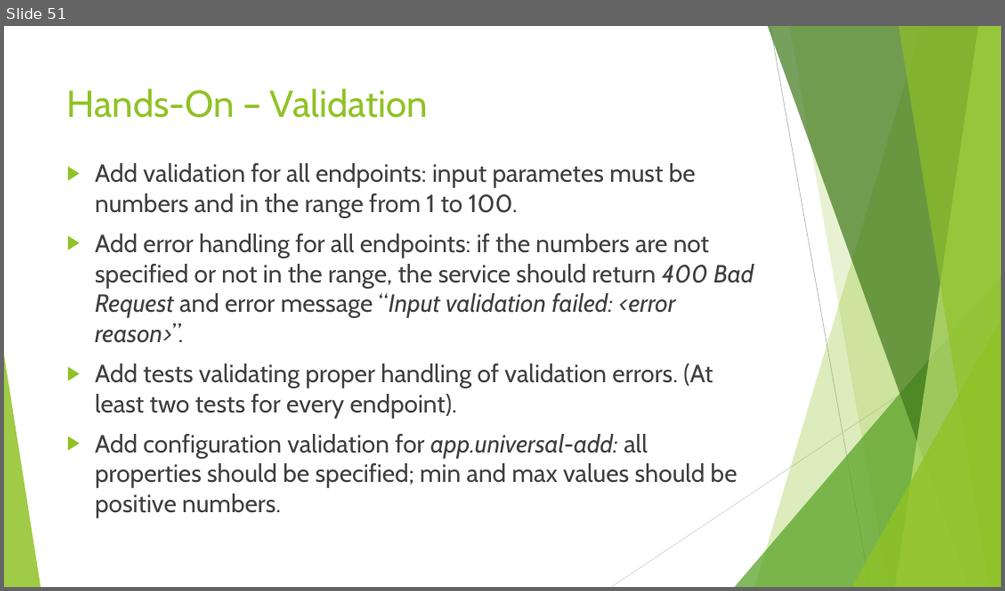
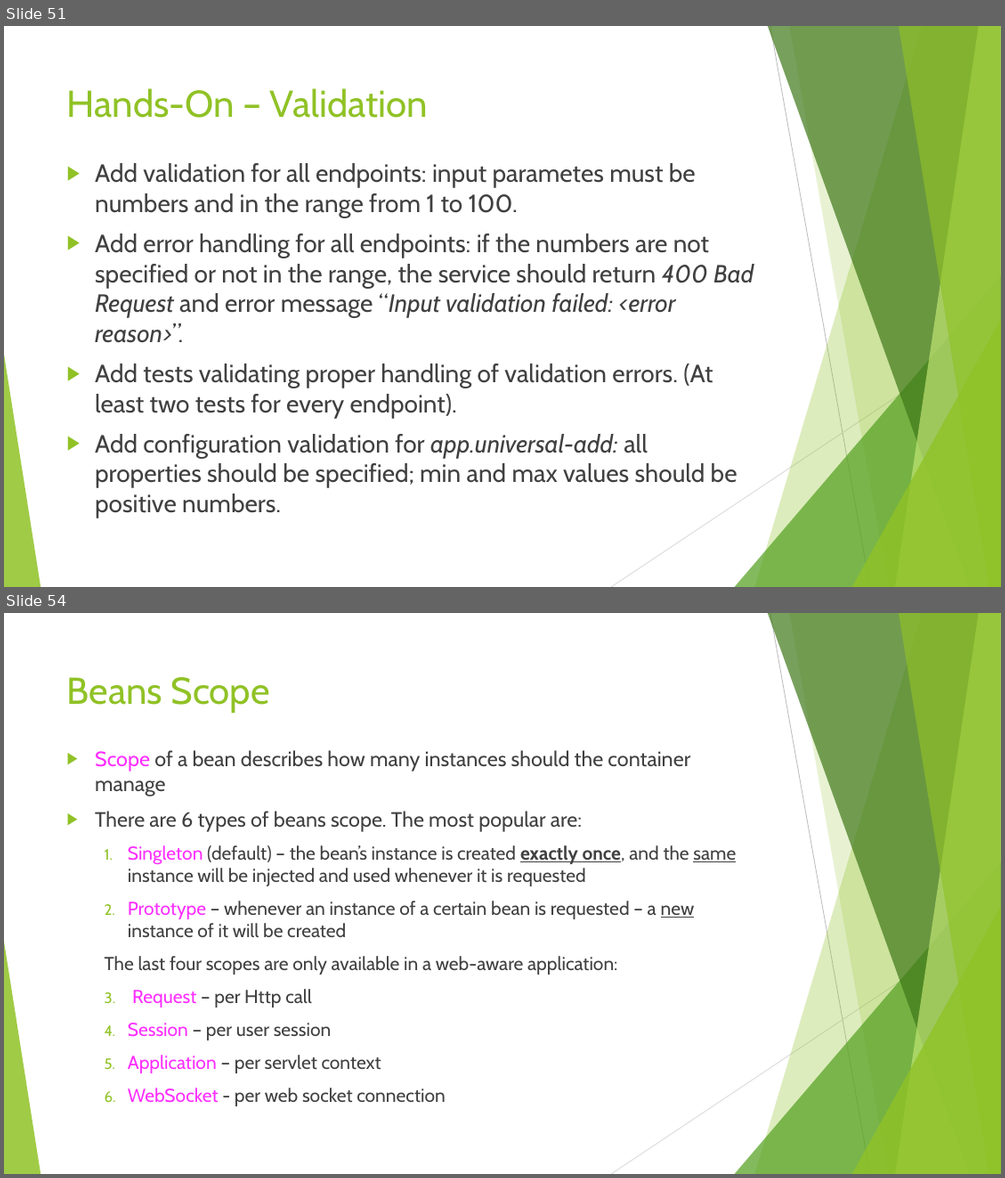
Before and after one commit to idanshal/sb-todo-app-tdp, a slide deck: course_data/presentations/practical_spring_boot_for_tdp_02.pptx. Shown one above the other, each under a label of ours: slide 51 before the commit, slides 51 and 54 after it; the slides between them are not shown. The pictures are 1005x591 and 1005x1178 pixels, drawn with LibreOffice and Linux fonts; fonts in the diff are those of the drawing. Boxes give left, top, right and bottom in pixels: in the first picture for what was removed or moved away, otherwise in the second. Text is boxed around its words. In the diff, an @@ line names an element or a change of style, - is before the commit and + after.

```diff
--- a/course_data/presentations/practical_spring_boot_for_tdp_02.pptx
+++ b/course_data/presentations/practical_spring_boot_for_tdp_02.pptx
@@ slide 54 added at bbox=[4, 613, 1001, 1174], background #FFFFFF; not listed: 10 template elements that a slide beside it also shows @@
@@ title added at bbox=[67, 677, 270, 713], 36 pt, text #90C226 @@
+Beans Scope
@@ text added at bbox=[95, 750, 736, 1106], 18 pt, text #404040 @@
+▶ Scope of a bean describes how many instances should the container manage
+▶ There are 6 types of beans scope. The most popular are:
+  1. Singleton (default) – the bean’s instance is created exactly once, and the same instance will be injected and used whenever it is requested
+  2. Prototype – whenever an instance of a certain bean is requested – a new instance of it will be created
+  The last four scopes are only available in a web-aware application:
+  3. Request – per Http call
+  4. Session – per user session
+  5. Application – per servlet context
+  6. WebSocket - per web socket connection
```
Also in this commit, not shown: 2 slides changed, 11 other slides added, 3 other files.
